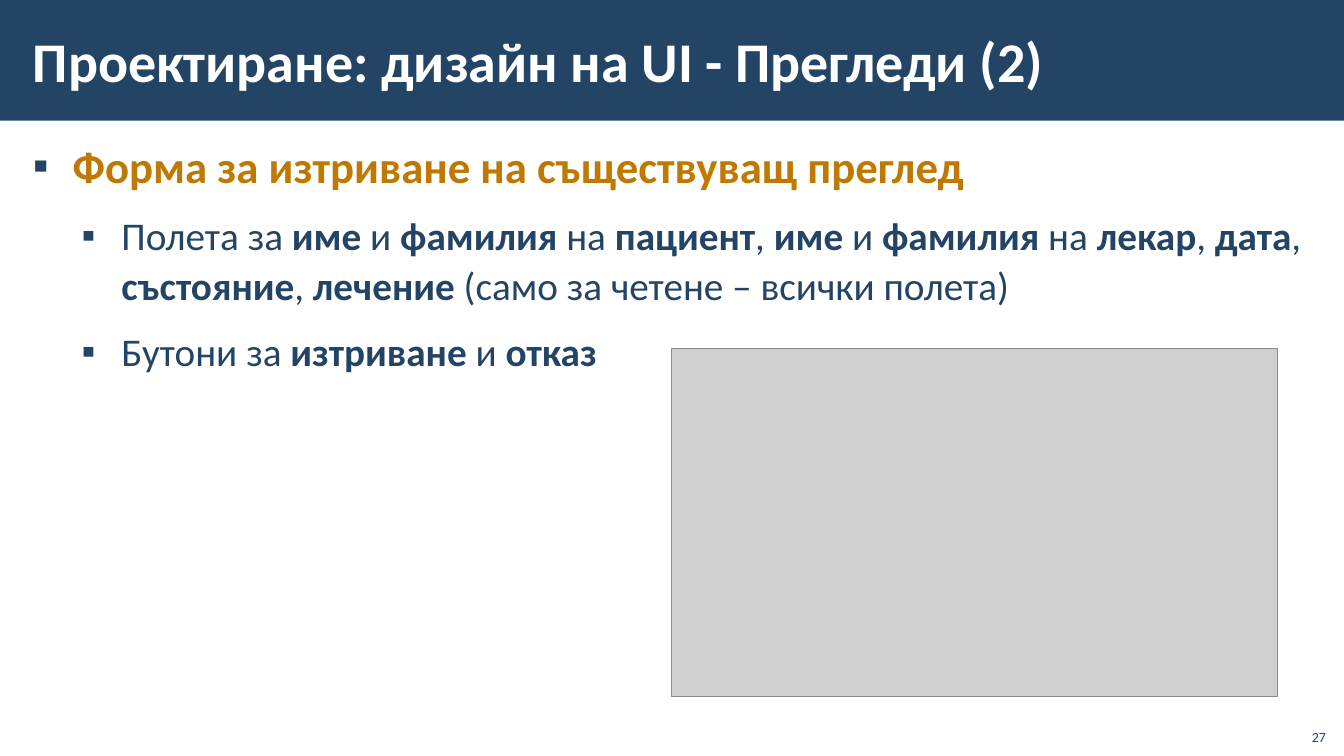
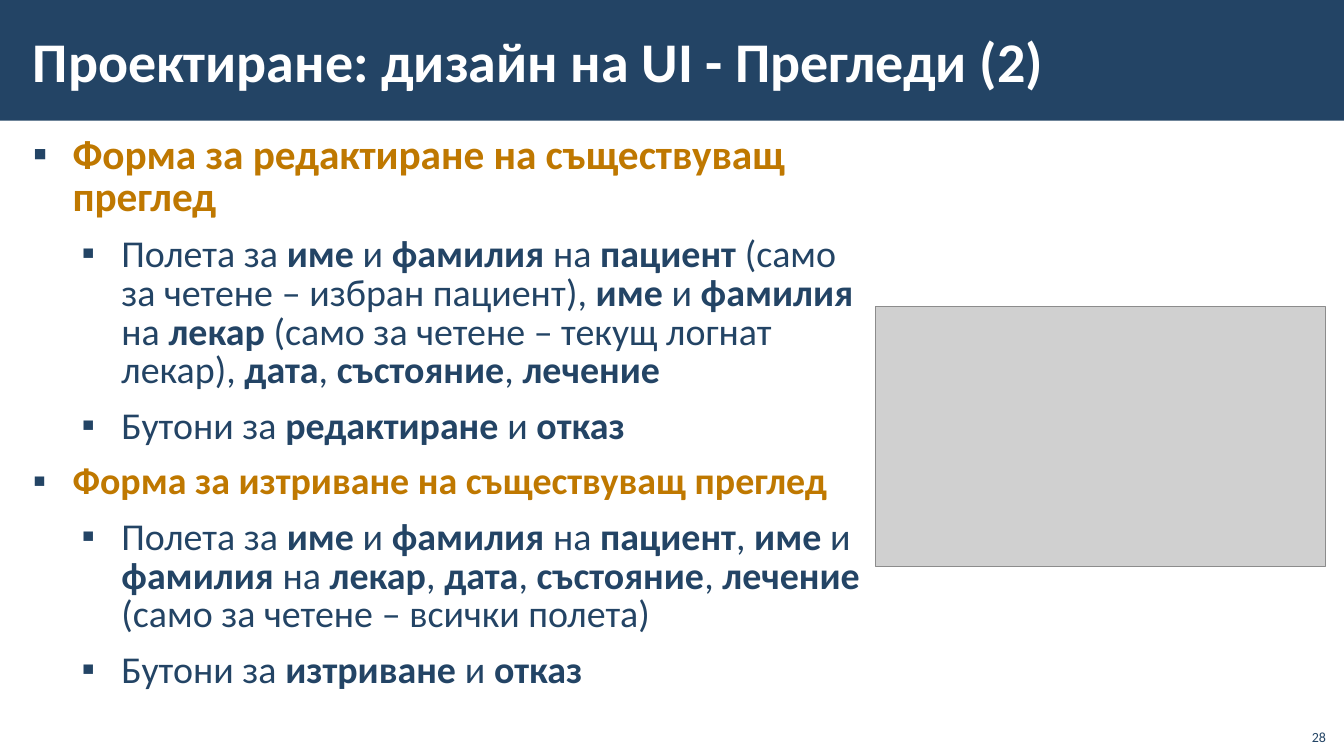
Before and after one commit to BG-IT-Edu/School-Programming, a slide deck: slide 28 of Courses/Software-Sciences/Module-4-Information-Systems-New/09-Lifecycle-of-Information-System/09-Lifecycle-of-Information-System.pptx (slide 27 before the commit). Drawn at 1344x756 pixels with LibreOffice and Linux fonts; fonts in the diff are those of the drawing; grey boxes stand for pictures; background and template pictures are left out. Boxes give left, top, right and bottom in pixels: in the first picture for what was removed or moved away, otherwise in the second. Text is boxed around its words. In the diff, an @@ line names an element or a change of style, - is before the commit and + after.

```diff
--- a/Courses/Software-Sciences/Module-4-Information-Systems-New/09-Lifecycle-of-Information-System/09-Lifecycle-of-Information-System.pptx
+++ b/Courses/Software-Sciences/Module-4-Information-Systems-New/09-Lifecycle-of-Information-System/09-Lifecycle-of-Information-System.pptx
@@ text at <box>73,141,853,445</box>: paragraphs added @@
+▪ Форма за редактиране на съществуващ преглед
+  ▪ Полета за име и фамилия на пациент (само за четене – избран пациент), име и фамилия на лекар (само за четене – текущ логнат лекар), дата, състояние, лечение
+  ▪ Бутони за редактиране и отказ
@@ picture: place and size @@
-picture at <box>673,348,1278,697</box>
+picture at <box>875,307,1326,566</box>
@@ text at <box>73,468,859,689</box>: size 32 to 27.1 pt in "Форма за изтриване на съществуващ преглед"; size 28 to 27.1 pt in "Полета за име и фамилия на пациент, ...", "Бутони за изтриване и отказ"; line spacing 1.05 to 0.85 @@
@@ page number at <box>1312,732,1326,742</box>: text changed @@
-27
+28
```
Also in this commit, not shown: 9 other slides changed, 3 slides added.
